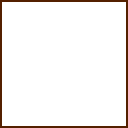
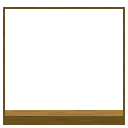
Two versions of the same layered image (128 x 128). Layer-by-layer changes:
painted on "Layer 1" over [0, 0, 128, 128]
